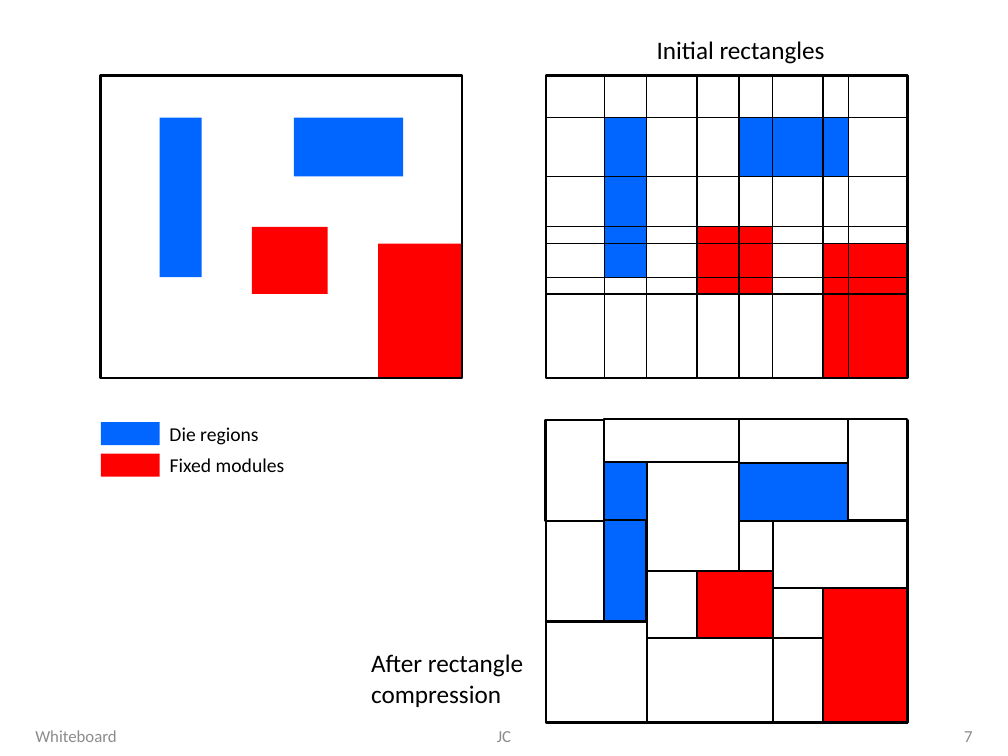
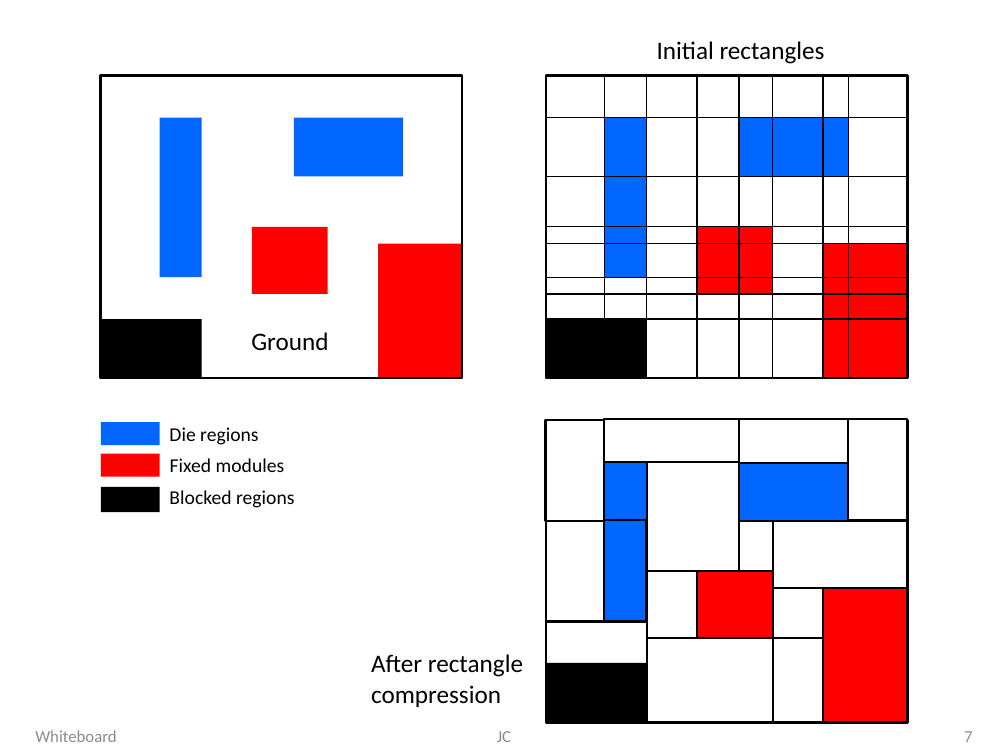
Before and after one commit to jordicf/FRAME, a slide deck: slide 7 of doc/Floorplan_picts.pptx. Drawn at 1008x756 pixels with LibreOffice and Linux fonts; fonts in the diff are those of the drawing. Boxes give left, top, right and bottom in pixels: in the first picture for what was removed or moved away, otherwise in the second. Text is boxed around its words. In the diff, an @@ line names an element or a change of style, - is before the commit and + after.

```diff
--- a/doc/Floorplan_picts.pptx
+++ b/doc/Floorplan_picts.pptx
@@ rectangle added at (101,320,202,378), fill #000000 @@
@@ rectangle added at (545,320,646,378), fill #000000 @@
@@ line added from (546, 320) to (907, 320), #000000 1 pt @@
@@ text added at (251,332,328,350), 18 pt, text #000000 @@
+Ground
@@ rectangle added at (101,487,159,512), fill #000000 @@
@@ text added at (169,490,294,508), 14 pt, text #000000 @@
+Blocked regions
@@ rectangle added at (546,663,647,722), fill #000000 @@
```
Also in this commit, not shown: 10 other files.
